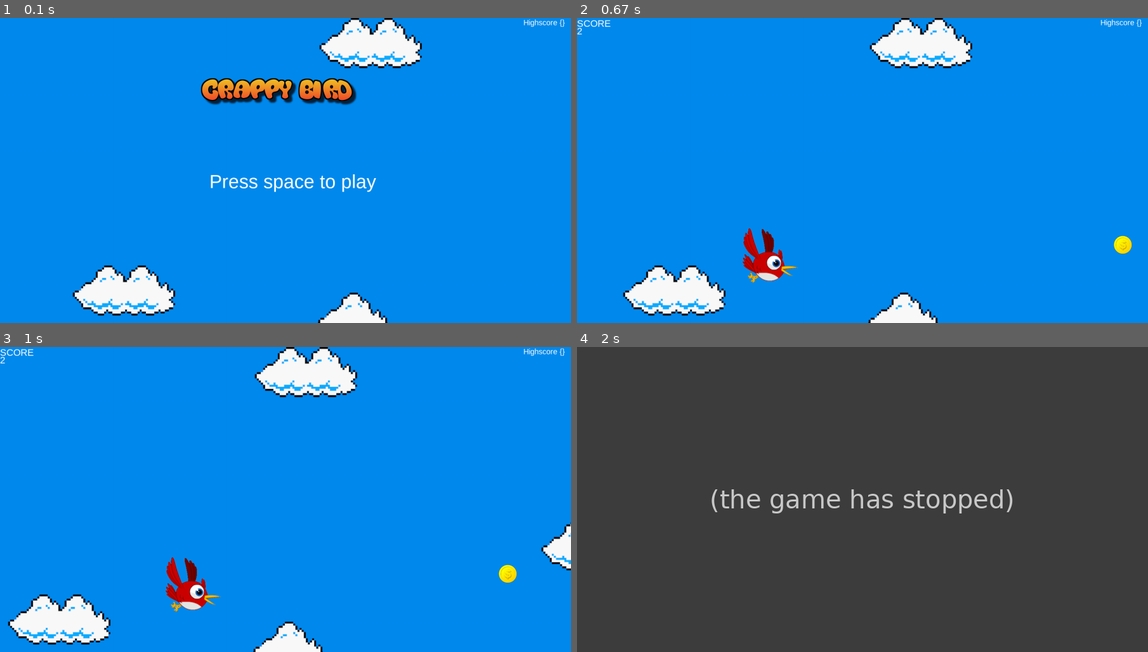
Above: before the commit, frames 1-4 (two rows, left to right).
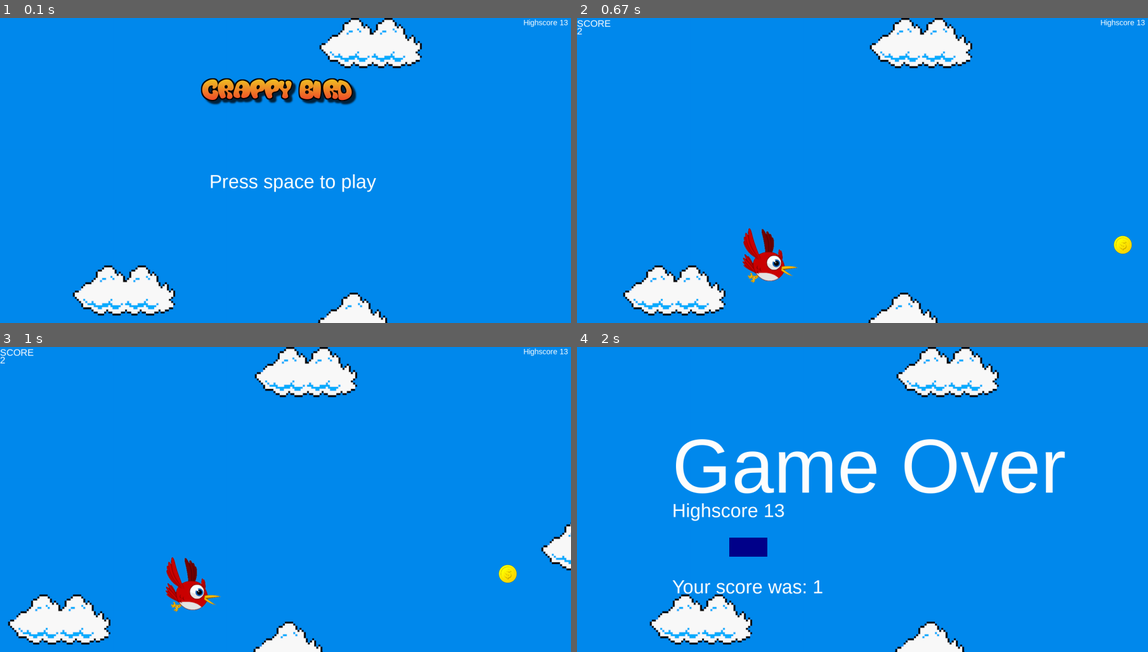
Above: after the commit, the same moments.

Repository: jtam64/pygame_final_project
Game: pygame game, started from CrappyBird.py
Same seed, same stepped clock (60 frames per second), same inputs: the game is played once before the commit and once after it.
Inputs (mouse positions are in pixels of both pictures, inside the frame that each line leads up to):
- Up to frame 1 (0.1 s): no input
- Up to frame 2 (0.67 s): tap Space at 0.33 s
- Up to frame 3 (1 s): tap Space at 0.73 s
- Up to frame 4 (2 s): tap Space at 1.03, 1.28 s; click (1073, 606) at 1.6 s; click (748, 548) at 1.93 s

The runs differ from the first frame. In frame 1, less than 0.1% of the frame differs, in the area x 98-100%, y 0-3%; in frame 2, less than 0.1%; in frame 3, less than 0.1%; in frame 4, 100%, in the area x 0-100%, y 0-100%.
Error before the commit: AttributeError: 'int' object has no attribute 'keys' (score.py line 27); the game stopped at 1.88 s (later frames are placeholders)

Commit message:
fixed score, gameover screen, and base

Diff:
--- a/helper/score.py
+++ b/helper/score.py
@@ -5,35 +5,46 @@
         '''Initiate score class with scores list to handle highscores. A newest variable to handle the players current score
         '''
         self.scores = {}
-        self.highest = {}
-        self.newest = {}
 
         self.reads()
         self.high_score()
-        self.get_newest()
+
+    def get_newest(self):
+        return self.scores["newest"]
+
+    def add_score_to_scores(self, name, score):
+        new_score = {name: score}
+        # check if player exists
+        if name in list(self.scores["scores"].keys()):
+            # if player exists, check if score is higher
+            if self.scores["scores"][name] < score:
+                self.scores["scores"].update(new_score)
+        else:
+            # if player doesnt exist, add player and score to db
+            self.scores["scores"].update(new_score)
+
+        # check highscores
+        self.high_score()
 
     def high_score(self) -> object:
-        pass
+        highest = max(self.scores["scores"], key=self.scores["scores"].get)
+        highest = {highest: self.scores["scores"][highest]}
+        self.scores["highscore"] = highest
+        self.writes()
+        return highest
 
-    def add_score(self, new_score: object):
+    def add_score(self, new_score: int):
         '''Add scores object to the scores db
 
         Args:
-            new_score (object): An object to be added to the db with name as key and score as value
+            new_score (int): A value to modify newest score in db
         '''
         # set newest score to new_score
         self.newest = new_score
         self.scores["newest"] = new_score
-        key, value = list(new_score.keys())[0], list(new_score.values())[0]
 
-        # check if player exists
-        if key in list(self.scores["scores"].keys()):
-            # if player exists, check if score is higher
-            if self.scores["scores"][key] < value:
-                self.scores["scores"].update(new_score)
-        else:
-            # if player doesnt exist, add player and score to db
-            self.scores["scores"].update(new_score)
+        self.writes()
+
 
     def __add__(self, new_score: object):
         '''Dunder method to call the add_score method
@@ -42,12 +53,6 @@
             new_score (object): Newest score to add to the scores list
         '''
         self.add_score(new_score)
-
-    def get_newest(self) -> object:
-        '''Sets the newest score attribute to the newest score in JSON file
-        '''
-
-        self.scores["newest"]
 
     def writes(self):
         '''Writes to the JSON file
--- a/helper/scores.json
+++ b/helper/scores.json
@@ -1,4 +1 @@
-{
-    "newest": {"jack": 35},
-    "scores": {"jack": 50, "tomy": 35}
-}
+{"highscore": {"jack": 13}, "newest": 13, "scores": {"jack": 13, "tomy": 10}}
--- a/screens/Base.py
+++ b/screens/Base.py
@@ -26,8 +26,9 @@
         self.arial = pygame.font.SysFont("arial", 25)
 
         # add highscore variable available to all screens
-        self.high_score = self.arialT.render(f"Highscore {str(self.keeper.highest)}", True, (255, 255, 255))
-        self.high_score_huge = self.arialS.render(f"Highscore {str(self.keeper.highest)}", True, (255, 255, 255))
+        self.high_score_val = list(self.keeper.scores["highscore"].values())[0]
+        self.high_score = self.arialT.render(f"Highscore {str(self.high_score_val)}", True, (255, 255, 255))
+        self.high_score_huge = self.arialS.render(f"Highscore {str(self.high_score_val)}", True, (255, 255, 255))
 
     def run(self):
         '''How the game runs
--- a/screens/Game.py
+++ b/screens/Game.py
@@ -107,17 +107,17 @@
             self.kite.scrolling(self.x)
             # check collision event
             if self.bird.rect.colliderect(self.kite.rect):
-                self.keeper + int(self.score)
+                self.keeper.add_score(int(self.score))
                 self.next_screen = "gameover"
                 self.running = False
         # if bird hits ground
         if self.bird.crash():
-            self.keeper + int(self.score)
+            self.keeper.add_score(int(self.score))
             self.next_screen = "gameover"
             self.running = False
 
         # WIN CONDITION at 1,000,000 points
         if self.score >= 1_000_000:
-            self.keeper + int(self.score)
+            self.keeper.add_score(int(self.score))
             self.next_screen = "win"
             self.running = False
--- a/screens/Gameover.py
+++ b/screens/Gameover.py
@@ -6,7 +6,7 @@
         super().__init__(*args, **kwargs)
         self.x = 0
         self.end_text = self.arialB.render("Game Over", True, (255, 255, 255))
-        self.player_score = self.arialS.render(f"Your score was: {str(self.keeper.newest)}", True, (255, 255, 255))
+        self.player_score = self.arialS.render(f"Your score was: {str(self.keeper.get_newest())}", True, (255, 255, 255))
         # get user text input box
         self.user_text = ""
         self.input_rect = pygame.Rect(400, 500, 140, 50)
@@ -31,12 +31,13 @@
                 # check for backspace and remove last character
                 self.user_text = self.user_text[:-1]
 
-            if event.type == pygame.KEYDOWN and not event.key == pygame.K_BACKSPACE:
+            if event.type == pygame.KEYDOWN and not event.key == pygame.K_BACKSPACE and not event.key == pygame.K_RETURN:
                 # check for keypress and add to user text
                 self.user_text += event.unicode
 
             if event.type == pygame.KEYDOWN and event.key == pygame.K_RETURN:
                 # check for enter key and save score
+                self.keeper.add_score_to_scores(self.user_text, self.keeper.get_newest())
                 self.running = False
 
     def update(self):
